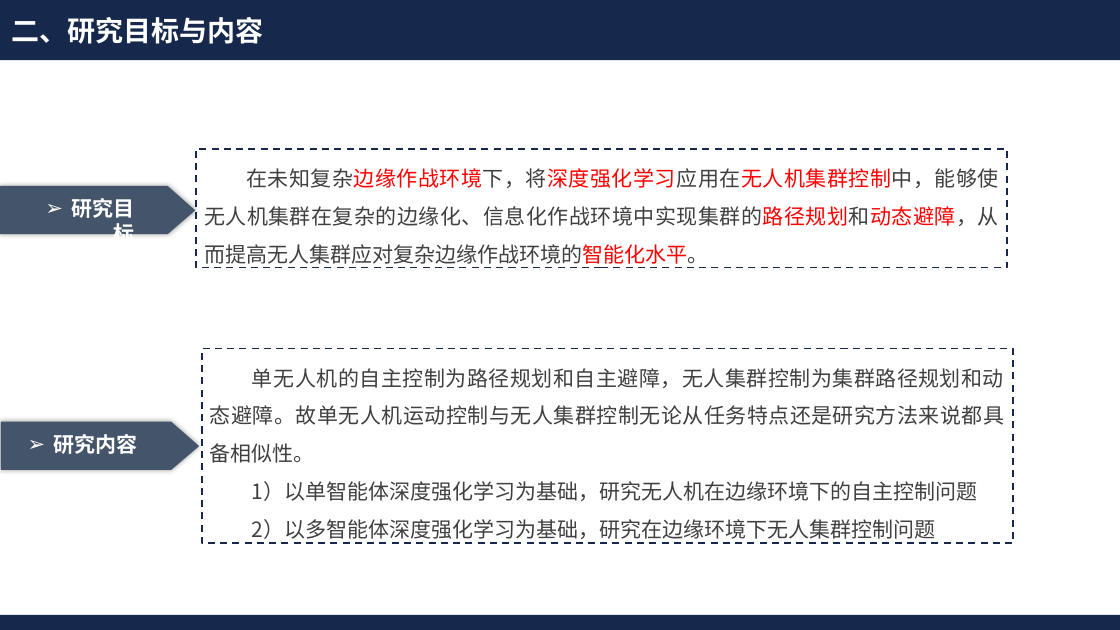
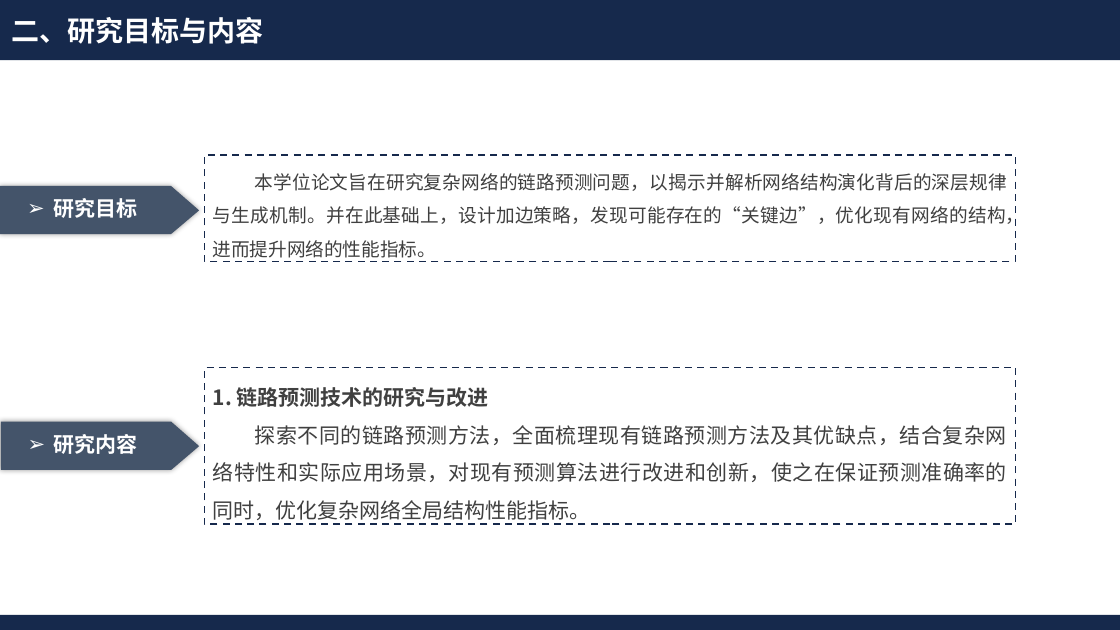
Before and after one commit to Akihi7777/day-day-up, a slide deck: slide 7 of 毕业近在咫尺/开题答辩.pptx (slide 6 before the commit). Drawn at 1120x630 pixels with LibreOffice and Linux fonts; fonts in the diff are those of the drawing; background and template pictures are left out. Boxes give left, top, right and bottom in pixels: in the first picture for what was removed or moved away, otherwise in the second. Text is boxed around its words. In the diff, an @@ line names an element or a change of style, - is before the commit and + after.

```diff
--- a/毕业近在咫尺/开题答辩.pptx
+++ b/毕业近在咫尺/开题答辩.pptx
@@ rectangle "本学位论文旨在研究复杂网络的链路预测问题，以揭示并解析网络结构演化背后的深层规律与生成机制。并在此基础上，设计加边策略， ...": place and size @@
-rectangle "本学位论文旨在研究复杂网络的链路预测问题，以揭示并解析网络结构演化背后的深层规律与生成机制。并在此基础上，设计加边策略， ..." at (196,150,1007,268)
+rectangle "本学位论文旨在研究复杂网络的链路预测问题，以揭示并解析网络结构演化背后的深层规律与生成机制。并在此基础上，设计加边策略， ..." at (204,155,1016,262)
@@ text in rectangle at (213,173,1025,262): text changed; size 18 to 16 pt @@
-在未知复杂边缘作战环境下，将深度强化学习应用在无人机集群控制中，能够使无人机集群在复杂的边缘化、信息化作战环境中实现集群的路径规划和动态避障，从而提高无人集群应对复杂边缘作战环境的智能化水平。
+本学位论文旨在研究复杂网络的链路预测问题，以揭示并解析网络结构演化背后的深层规律与生成机制。并在此基础上，设计加边策略，发现可能存在的“关键边”，优化现有网络的结构，进而提升网络的性能指标。
@@ freeform shape: place and size @@
-freeform shape at (0,186,195,234)
+freeform shape at (0,186,199,234)
@@ text "研究目标" rewrapped from (72,198,135,235) to (53,198,137,218) @@
@@ rectangle "1. 链路预测技术的研究与改进": place and size @@
-rectangle "1. 链路预测技术的研究与改进" at (202,349,1013,544)
+rectangle "1. 链路预测技术的研究与改进" at (204,367,1016,524)
@@ text in rectangle at (213,387,1007,520): text changed @@
-单无人机的自主控制为路径规划和自主避障，无人集群控制为集群路径规划和动态避障。故单无人机运动控制与无人集群控制无论从任务特点还是研究方法来说都具备相似性。
-1）以单智能体深度强化学习为基础，研究无人机在边缘环境下的自主控制问题
-2）以多智能体深度强化学习为基础，研究在边缘环境下无人集群控制问题
+1. 链路预测技术的研究与改进
+探索不同的链路预测方法，全面梳理现有链路预测方法及其优缺点，结合复杂网络特性和实际应用场景，对现有预测算法进行改进和创新，使之在保证预测准确率的同时，优化复杂网络全局结构性能指标。
```
Also in this commit, not shown: 1 other slide changed, 2 slides added, 1 slide removed, 4 other files.
